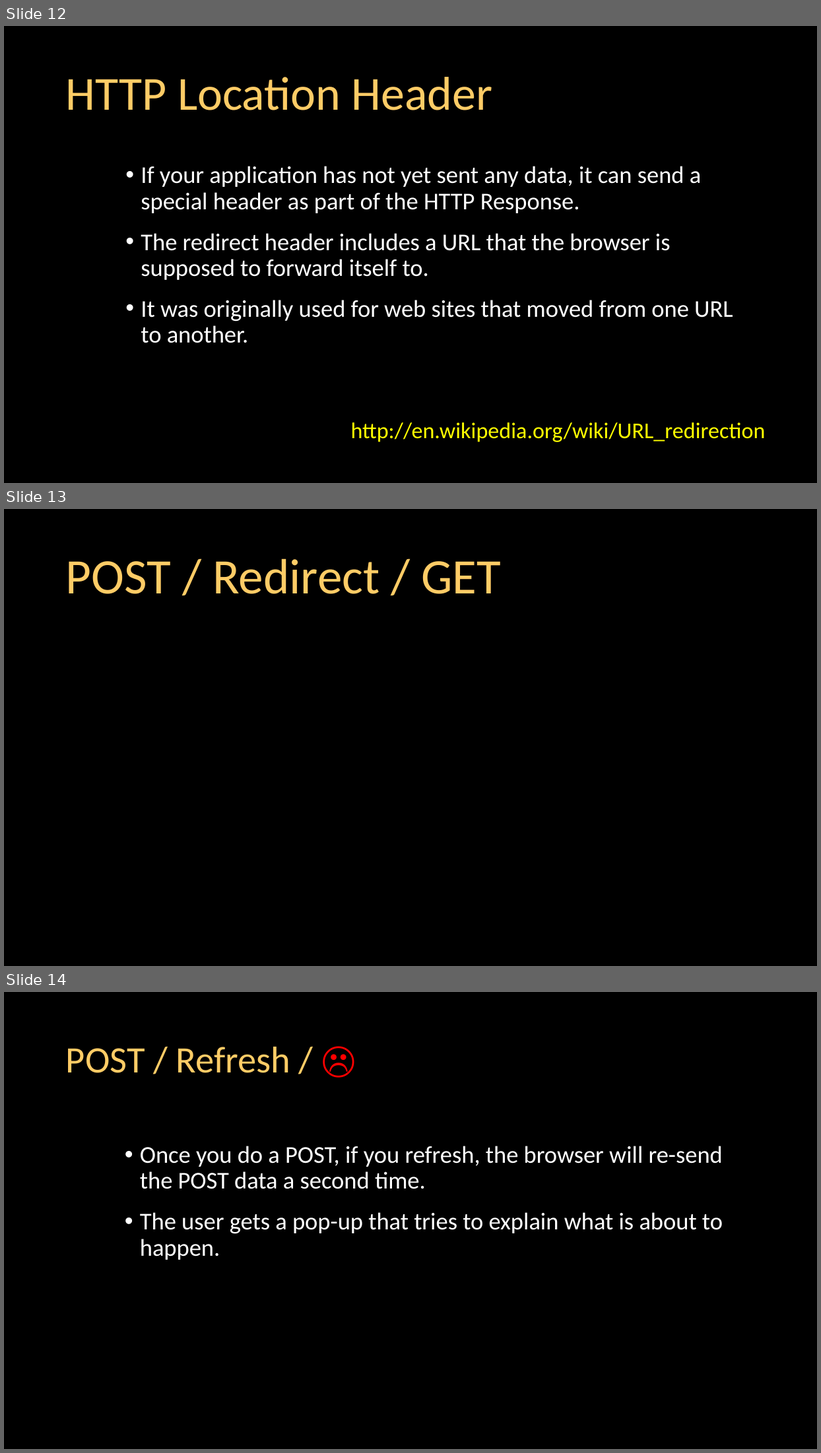
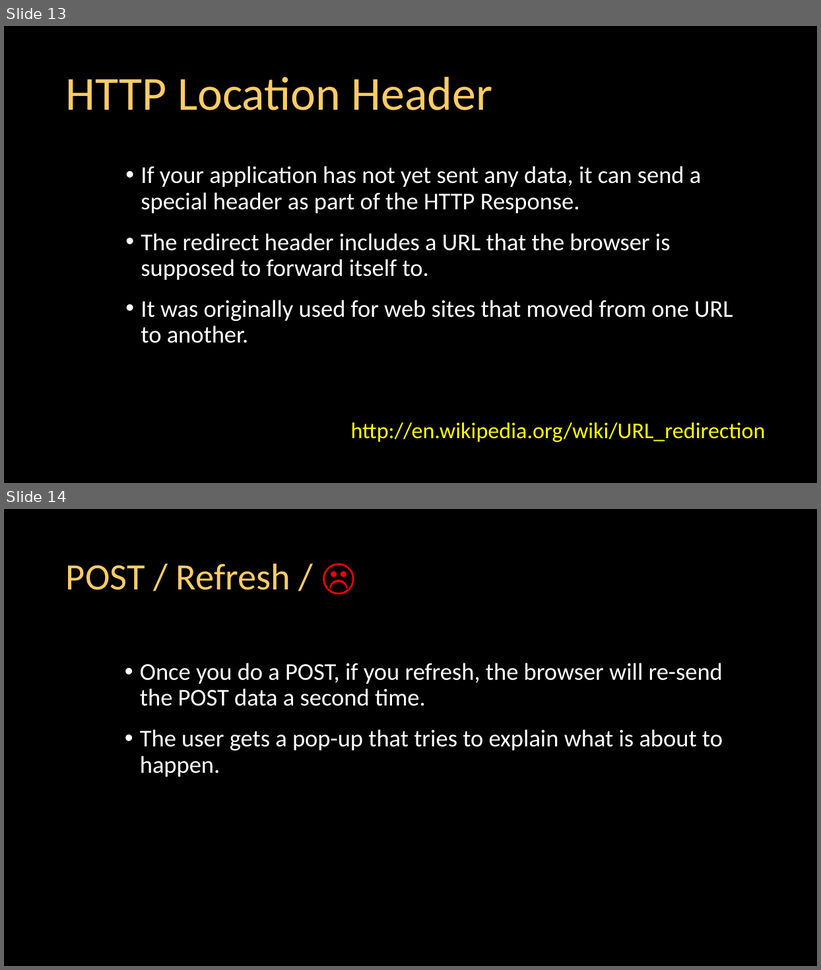
Before and after one commit to csev/dj4e, a slide deck: lectures/DJ-07-Forms.pptx. Shown one above the other, each under a label of ours: slides 12, 13 and 14 before the commit, slides 13 and 14 after it. The pictures are 821x1453 and 821x970 pixels, drawn with LibreOffice and Linux fonts; fonts in the diff are those of the drawing. Boxes give left, top, right and bottom in pixels: in the first picture for what was removed or moved away, otherwise in the second. Text is boxed around its words. In the diff, an @@ line names an element or a change of style, - is before the commit and + after.

```diff
--- a/lectures/DJ-07-Forms.pptx
+++ b/lectures/DJ-07-Forms.pptx
@@ slide 13 removed at (4,509,817,966), background #000000 @@
@@ title removed at (66,559,501,594) @@
-POST / Redirect / GET
@@ what was slide 12 is now slide 13 @@
```
Also in this commit, not shown: 6 slides changed, 12 slides added, 1 other file.
